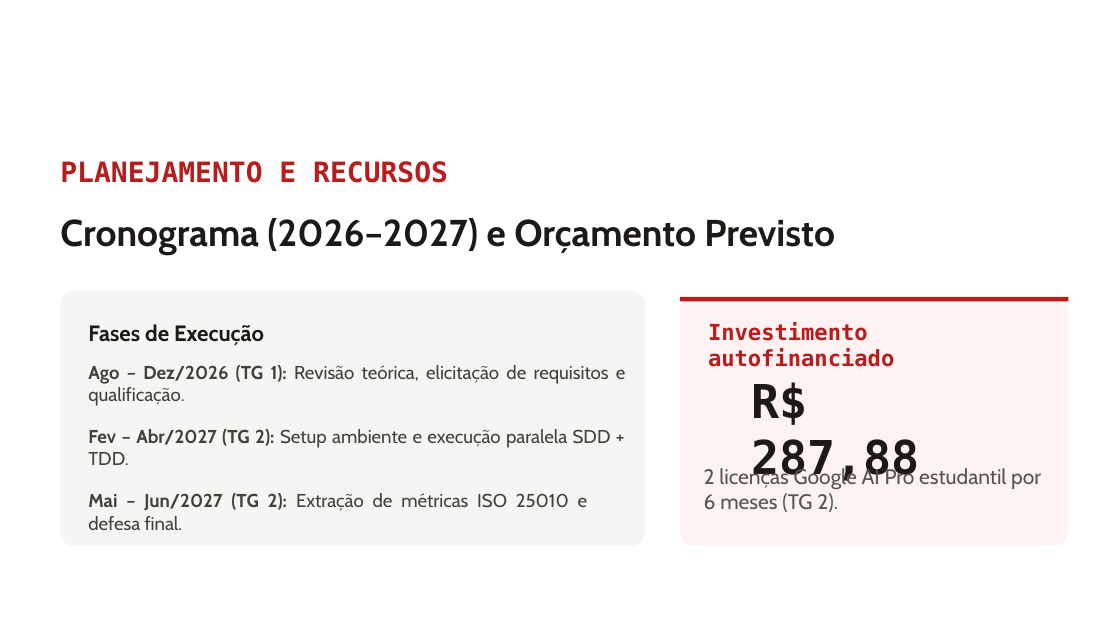
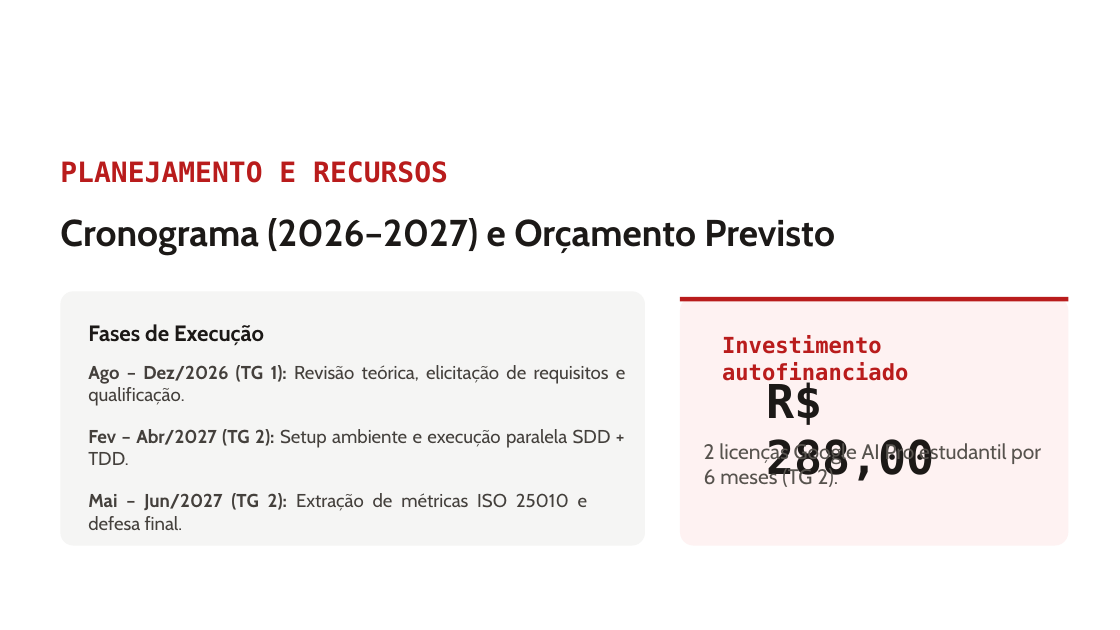
Before and after one commit to j-barcelos/ia-grade, a slide deck: slide 11 of apresentacao/TCC - SDD, TDD e IA na Grade Horária Fatec Barueri.pptx. Drawn at 1120x630 pixels with LibreOffice and Linux fonts; fonts in the diff are those of the drawing; background and template pictures are left out. Boxes give left, top, right and bottom in pixels: in the first picture for what was removed or moved away, otherwise in the second. Text is boxed around its words. In the diff, an @@ line names an element or a change of style, - is before the commit and + after.

```diff
--- a/apresentacao/TCC - SDD, TDD e IA na Grade Horária Fatec Barueri.pptx
+++ b/apresentacao/TCC - SDD, TDD e IA na Grade Horária Fatec Barueri.pptx
@@ text "Investimento autofinanciado" rewrapped from bbox=[708, 322, 894, 367] to bbox=[722, 335, 908, 386] @@
@@ text at bbox=[766, 380, 934, 484]: text changed @@
-R$ 287,88
+R$ 288,00
@@ text "2 licenças Google AI Pro ...": place and size @@
-text "2 licenças Google AI Pro ..." at bbox=[704, 466, 1041, 512]
+text "2 licenças Google AI Pro ..." at bbox=[704, 441, 1041, 487]
```
Also in this commit, not shown: 5 other slides changed, 1 other file.
